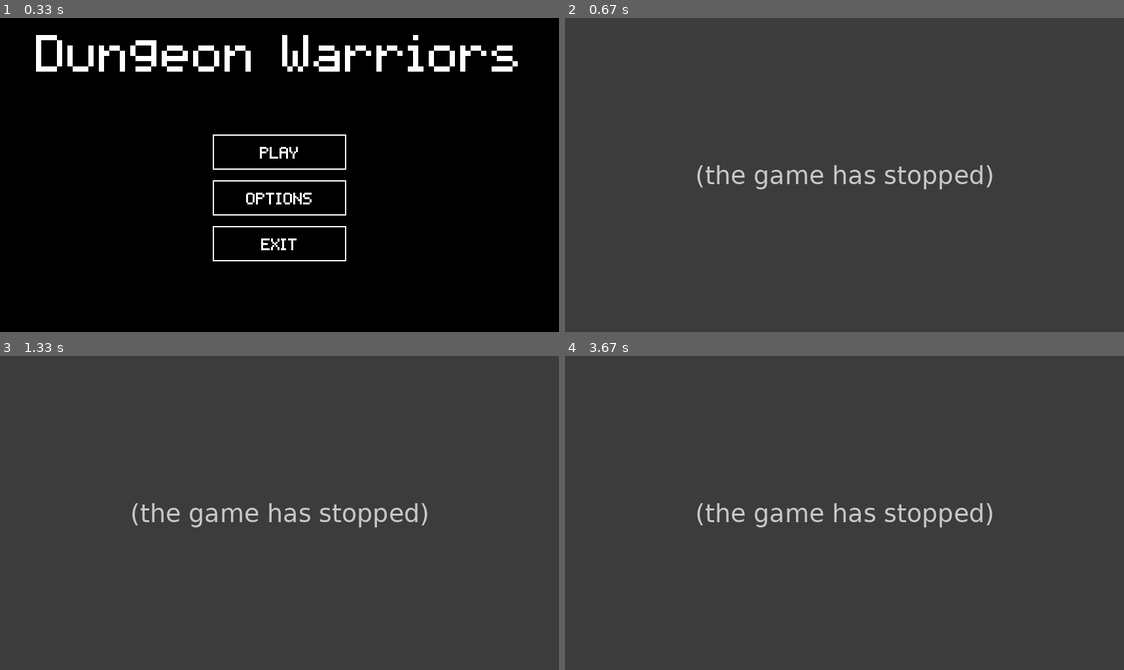
Above: before the commit, frames 1-4 (two rows, left to right).
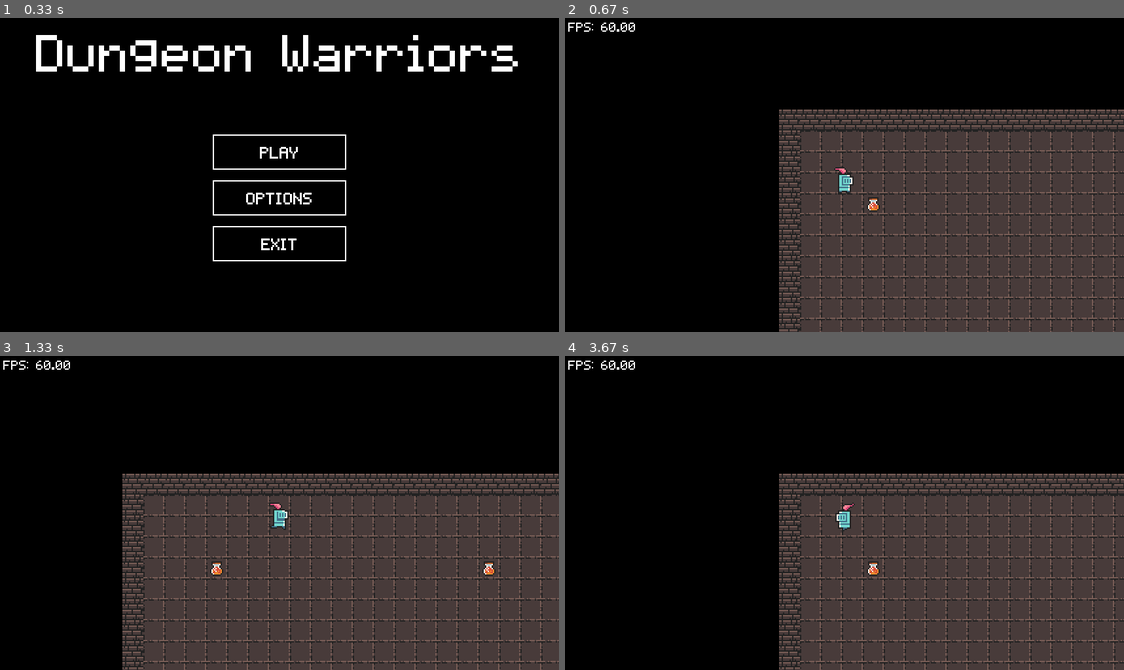
Above: after the commit, the same moments.

Repository: Luc4sKr/Programacao-II
Game: pygame game, started from pygame/006-level/main.py
Two runs of this game, one before a commit and one after it. Both use one fixed random seed, a clock stepped at 60 frames per second and the inputs below.
Inputs (mouse positions are in pixels of both pictures, inside the frame that each line leads up to):
- Up to frame 1 (0.33 s): no input
- Up to frame 2 (0.67 s): click "PLAY" at 0.38 s
- Up to frame 3 (1.33 s): hold D 0.67-1.13 s; move the mouse to (285, 531) at 0.7 s; hold W from 1.17 s (still down)
- Up to frame 4 (3.67 s): release W at 1.47 s; hold D 1.5-1.97 s; hold A 2-2.53 s; hold S 2.57-2.87 s; hold A 2.9-3.3 s; hold W from 3.33 s (still down)

Frame 1 is identical in both runs. In frame 2, 67% of the frame differs, in the area x 0-100%, y 0-100%; in frame 3, 63%; in frame 4, 71%.
Error before the commit: AttributeError: 'ObjectHandler' object has no attribute 'player_group' (objectHandler.py lin...; the game stopped at 0.4 s (later frames are placeholders)

Commit message:
pygame | level

Diff:
--- /dev/null
+++ b/pygame/006-level/assets/levels/1/objects.csv
@@ -0,0 +1,22 @@
+-1,-1,-1,-1,-1,-1,-1,-1,-1,-1,-1,-1,-1,-1,-1,-1,-1,-1,-1,-1,-1,-1
+-1,-1,-1,-1,-1,-1,-1,-1,-1,-1,-1,-1,-1,-1,-1,-1,-1,-1,-1,-1,-1,-1
+-1,-1,-1,-1,-1,-1,-1,-1,-1,-1,-1,-1,-1,-1,-1,-1,-1,-1,-1,-1,-1,-1
+-1,-1,-1,-1,-1,-1,-1,-1,-1,-1,-1,-1,-1,-1,-1,-1,-1,-1,-1,-1,-1,-1
+-1,-1,-1,-1, 3,-1,-1,-1,-1,-1,-1,-1,-1,-1,-1,-1,-1, 3,-1,-1,-1,-1
+-1,-1,-1,-1,-1,-1,-1,-1,-1,-1,-1,-1,-1,-1,-1,-1,-1,-1,-1,-1,-1,-1
+-1,-1,-1,-1,-1,-1,-1,-1,-1,-1,-1,-1,-1,-1,-1,-1,-1,-1,-1,-1,-1,-1
+-1,-1,-1,-1,-1,-1,-1,-1,-1,-1,-1,-1,-1,-1,-1,-1,-1,-1,-1,-1,-1,-1
+-1,-1,-1,-1,-1,-1,-1,-1,-1,-1,-1,-1,-1,-1,-1,-1,-1,-1,-1,-1,-1,-1
+-1,-1,-1,-1,-1,-1,-1,-1,-1,-1,-1,-1,-1,-1,-1,-1,-1,-1,-1,-1,-1,-1
+-1,-1,-1,-1,-1,-1,-1,-1,-1,-1,-1,-1,-1,-1,-1,-1,-1,-1,-1,-1,-1,-1
+-1,-1,-1,-1,-1,-1,-1,-1,-1,-1,-1,-1,-1,-1,-1,-1,-1,-1,-1,-1,-1,-1
+-1,-1,-1,-1,-1,-1,-1,-1,-1,-1,-1,-1,-1,-1,-1,-1,-1,-1,-1,-1,-1,-1
+-1,-1,-1,-1,-1,-1,-1,-1,-1,-1,-1,-1,-1,-1,-1,-1,-1,-1,-1,-1,-1,-1
+-1,-1,-1,-1,-1,-1,-1,-1,-1,-1,-1,-1,-1,-1,-1,-1,-1,-1,-1,-1,-1,-1
+-1,-1,-1,-1,-1,-1,-1,-1,-1,-1,-1,-1,-1,-1,-1,-1,-1,-1,-1,-1,-1,-1
+-1,-1,-1,-1,-1,-1,-1,-1,-1,-1,-1,-1,-1,-1,-1,-1,-1,-1,-1,-1,-1,-1
+-1,-1,-1,-1, 3,-1,-1,-1,-1,-1,-1,-1,-1,-1,-1,-1,-1, 3,-1,-1,-1,-1
+-1,-1,-1,-1,-1,-1,-1,-1,-1,-1,-1,-1,-1,-1,-1,-1,-1,-1,-1,-1,-1,-1
+-1,-1,-1,-1,-1,-1,-1,-1,-1,-1,-1,-1,-1,-1,-1,-1,-1,-1,-1,-1,-1,-1
+-1,-1,-1,-1,-1,-1,-1,-1,-1,-1,-1,-1,-1,-1,-1,-1,-1,-1,-1,-1,-1,-1
+-1,-1,-1,-1,-1,-1,-1,-1,-1,-1,-1,-1,-1,-1,-1,-1,-1,-1,-1,-1,-1,-1
--- a/pygame/006-level/src/constants.py
+++ b/pygame/006-level/src/constants.py
@@ -2,7 +2,7 @@
 HALF_WIDTH = WIDTH // 2
 HALF_HEIGHT = HEIGHT // 2
 RESOLUTION = (WIDTH, HEIGHT)
-SCALE = 3
+SCALE = 2
 FPS = 60
 
 # Fonts
--- a/pygame/006-level/src/game.py
+++ b/pygame/006-level/src/game.py
@@ -1,8 +1,9 @@
 import pygame, sys
 
 from .constants import *
+from .utils import *
+
 from .menu import MainMenu
-
 from .objectHandler import ObjectHandler
 from .map import Map
 
@@ -30,6 +31,7 @@
 
         self.run()
 
+
     def run(self):
         while not self.game_over:
             self.clock.tick(FPS)
@@ -54,3 +56,5 @@
     def draw(self):
         self.screen.fill(BLACK)
         self.object_handler.draw(self.screen)
+
+        draw_text(self.screen, f"FPS: {self.clock.get_fps():.2f}", 16, WHITE, 5, 5, topleft=True)
--- a/pygame/006-level/src/map.py
+++ b/pygame/006-level/src/map.py
@@ -30,6 +30,9 @@
                         if file == "floor":
                             self.obj_handler.floor_sprites.add(tile)
 
+                        if file == "objects":
+                            self.obj_handler.objects_sprites.add(tile)
+
 
     def load_tiles(self):
         files = {}
--- a/pygame/006-level/src/objectHandler.py
+++ b/pygame/006-level/src/objectHandler.py
@@ -12,6 +12,7 @@
         self.all_sprites = pygame.sprite.Group()
         self.wall_sprites = pygame.sprite.Group()
         self.floor_sprites = pygame.sprite.Group()
+        self.objects_sprites = pygame.sprite.Group()
 
         self.load_player()
         self.load_camera()
@@ -35,7 +36,6 @@
 
     def update(self):
         self.all_sprites.update()
-        self.player_group.update()
         self.camera.scroll()
 
 
@@ -46,5 +46,8 @@
         for sprite in self.floor_sprites:
             screen.blit(sprite.image, (sprite.rect.topleft + self.camera.offset))
 
+        for sprite in self.objects_sprites:
+            screen.blit(sprite.image, (sprite.rect.topleft + self.camera.offset))
+
         for sprite in self.all_sprites:
             screen.blit(sprite.image, (sprite.rect.topleft + self.camera.offset))
Binary file removed: pygame/006-level/assets/tilesets/floor/edge_down.png
Binary file removed: pygame/006-level/assets/tilesets/floor/floor_ladder.png
Binary file removed: pygame/006-level/assets/tilesets/floor/floor_spikes_anim_f0.png
Binary file removed: pygame/006-level/assets/tilesets/floor/floor_spikes_anim_f1.png
Binary file removed: pygame/006-level/assets/tilesets/floor/floor_spikes_anim_f2.png
Binary file removed: pygame/006-level/assets/tilesets/floor/floor_spikes_anim_f3.png
Binary file removed: pygame/006-level/assets/tilesets/floor/floor_stairs.png
Binary file added: pygame/006-level/assets/tilesets/objects/1.png
Binary file added: pygame/006-level/assets/tilesets/objects/2.png
Binary file added: pygame/006-level/assets/tilesets/objects/3.png
Binary file added: pygame/006-level/assets/tilesets/objects/4.png
Binary file added: pygame/006-level/assets/tilesets/objects/5.png
(and 3 more such lines)
